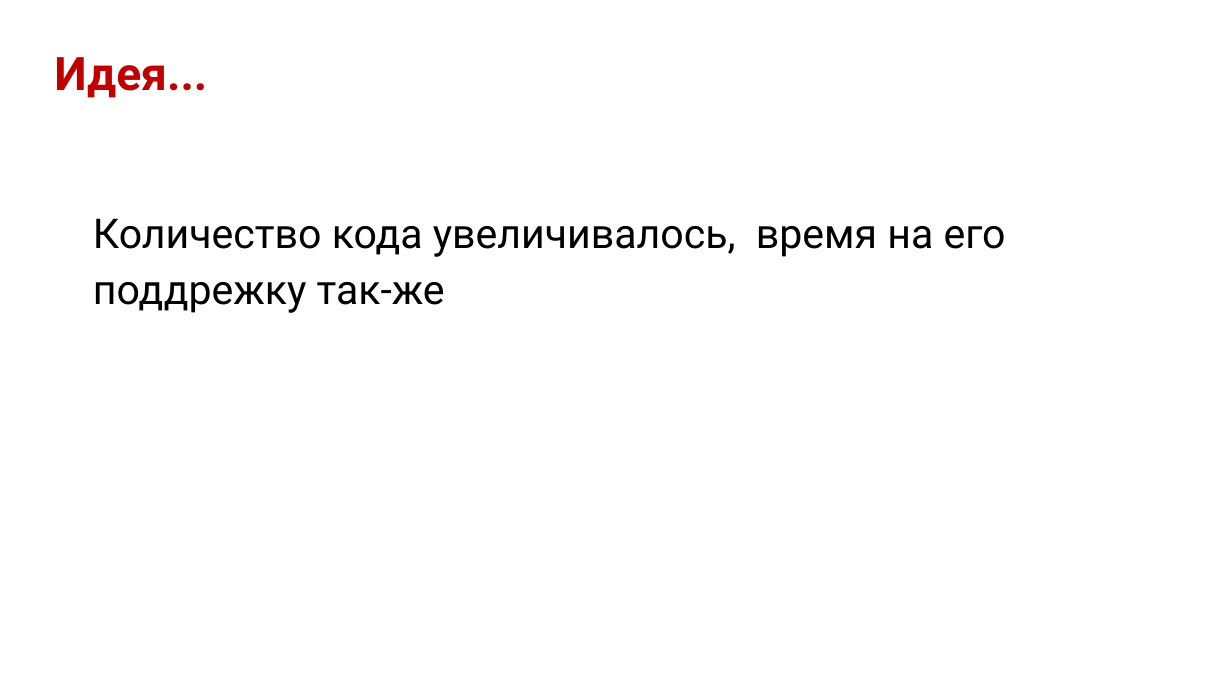
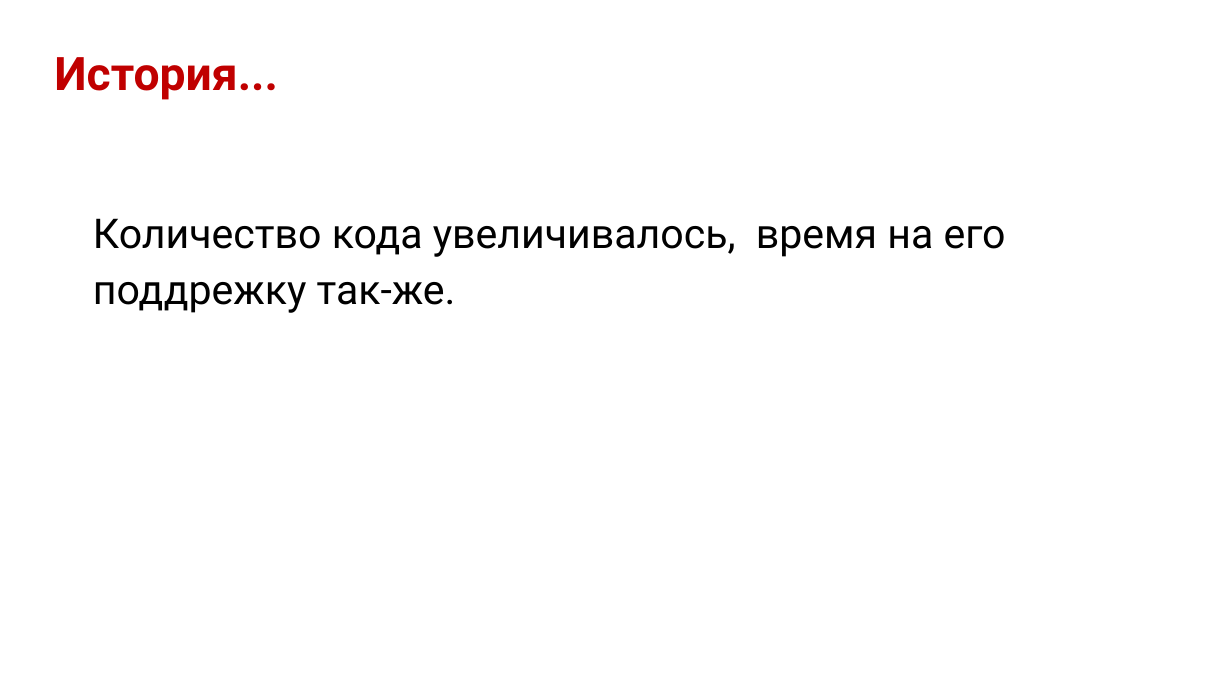
Before and after one commit to dedn/BEM, a slide deck: slide 4 of bem.odp. Drawn at 1232x693 pixels with LibreOffice and Linux fonts; fonts in the diff are those of the drawing; background and template pictures are left out. Boxes give left, top, right and bottom in pixels: in the first picture for what was removed or moved away, otherwise in the second. Text is boxed around its words. In the diff, an @@ line names an element or a change of style, - is before the commit and + after.

```diff
--- a/bem.odp
+++ b/bem.odp
@@ title at box(54, 57, 278, 100): text changed @@
-Идея...
+История...
@@ title at box(93, 218, 1006, 313): text changed @@
-Количество кода увеличивалось, время на его поддрежку так-же
+Количество кода увеличивалось, время на его поддрежку так-же.
```
Also in this commit, not shown: 6 other slides changed, 7 slides added, 2 slides removed, 11 other files.
